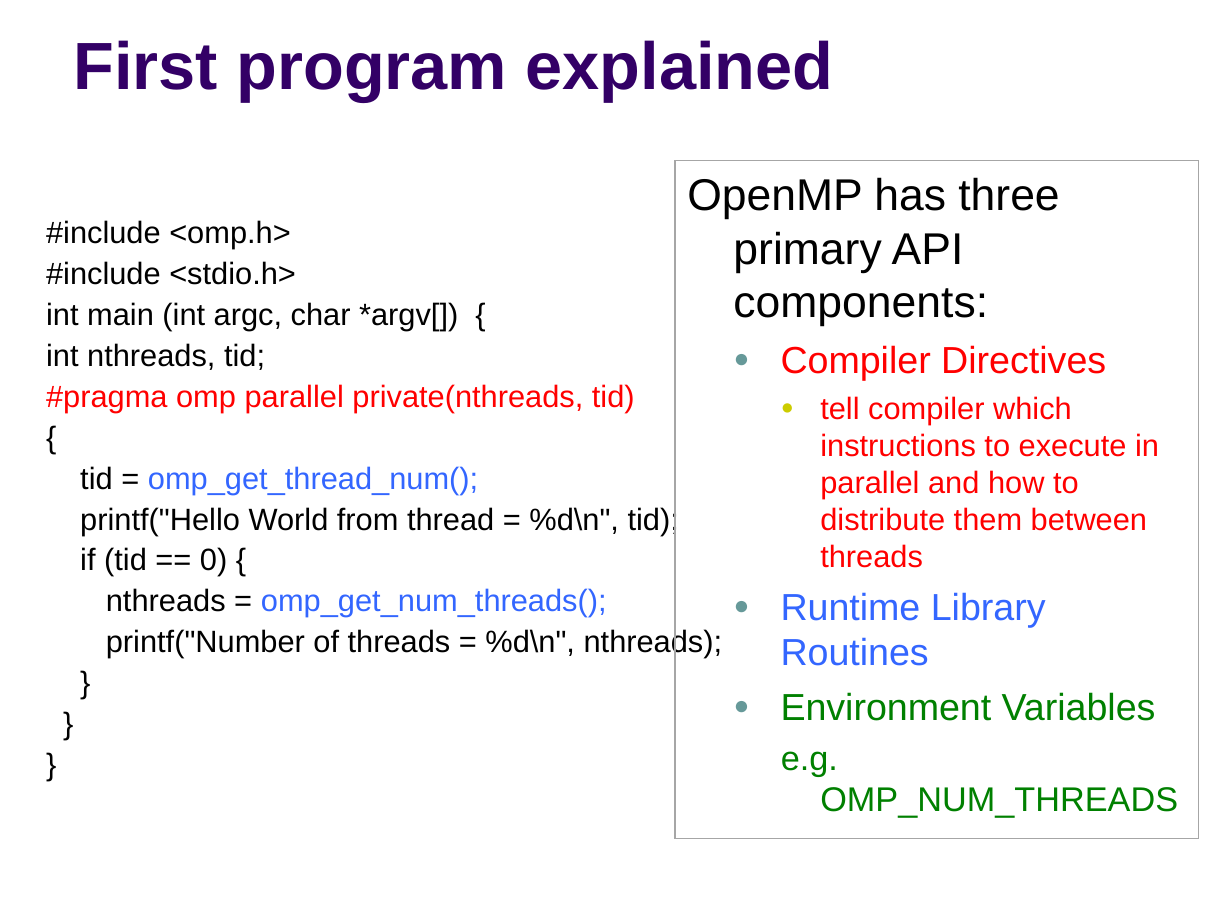
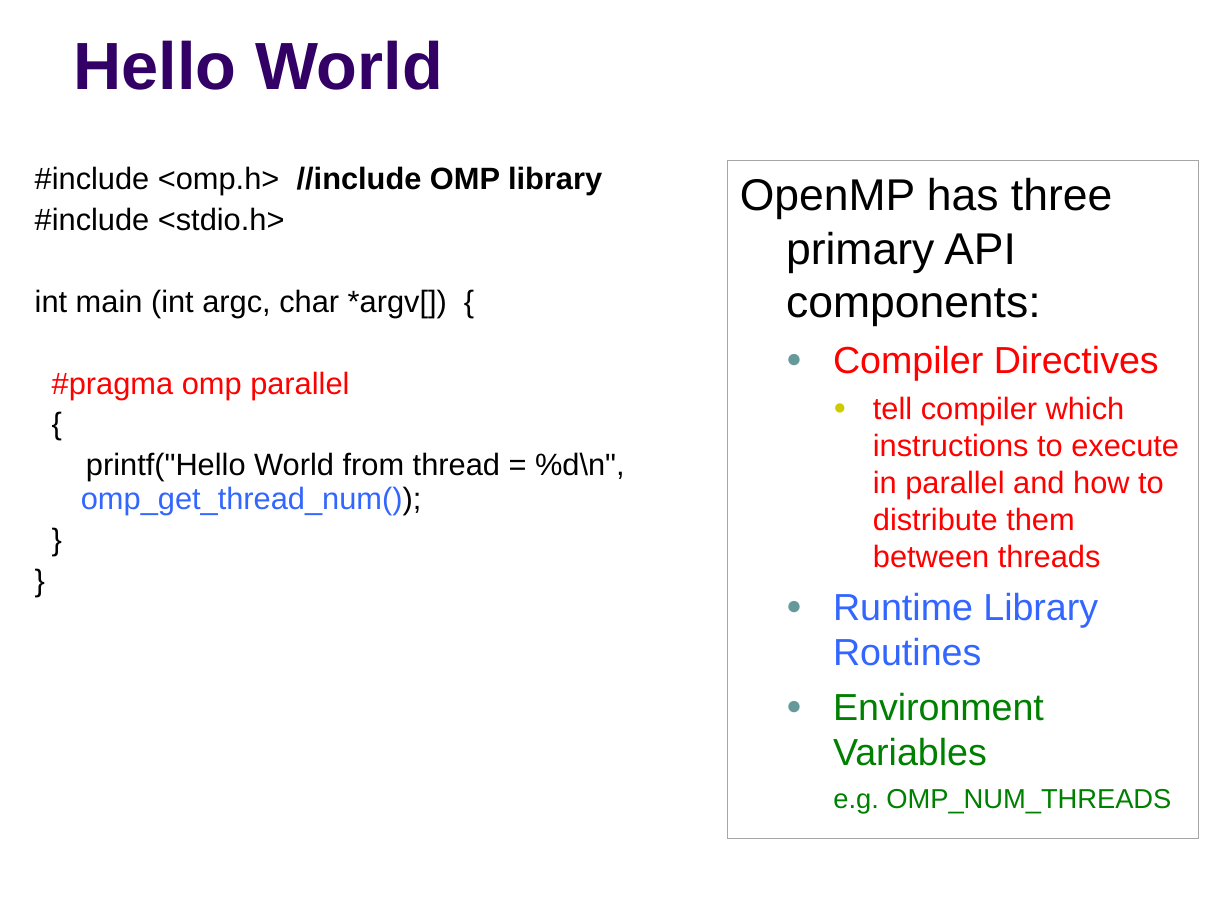
Before and after one commit to jablub/chpc_omp, a slide deck: slide 70 of OpenMP_MKuttel_CHPCWinterSchool2012.odp. Drawn at 1232x924 pixels with LibreOffice and Linux fonts; fonts in the diff are those of the drawing. Boxes give left, top, right and bottom in pixels: in the first picture for what was removed or moved away, otherwise in the second. Text is boxed around its words. In the diff, an @@ line names an element or a change of style, - is before the commit and + after.

```diff
--- a/OpenMP_MKuttel_CHPCWinterSchool2012.odp
+++ b/OpenMP_MKuttel_CHPCWinterSchool2012.odp
@@ title at (74, 40, 443, 90): text changed @@
-First program explained
+Hello World
@@ text at (35, 166, 625, 514): paragraph removed @@
-}
@@ text "#include <omp.h> //include OMP library": place and size @@
-text "#include <omp.h> //include OMP library" at (46, 220, 723, 658)
+text "#include <omp.h> //include OMP library" at (35, 166, 625, 514)
@@ text at (35, 166, 602, 195): text changed; bold on @@
-#include <omp.h>
+#include <omp.h> //include OMP library
@@ text "OpenMP has three primary API ...": place and size @@
-text "OpenMP has three primary API ..." at (675, 160, 1199, 839)
+text "OpenMP has three primary API ..." at (728, 160, 1199, 839)
@@ text at (52, 371, 349, 399): text changed @@
-int nthreads, tid;
-#pragma omp parallel private(nthreads, tid)
+#pragma omp parallel
@@ text at (81, 452, 625, 514): text changed @@
-tid = omp_get_thread_num();
-printf("Hello World from thread = %d\n", tid);
-if (tid == 0) {
-nthreads = omp_get_num_threads();
-printf("Number of threads = %d\n", nthreads);
+printf("Hello World from thread = %d\n", omp_get_thread_num());
@@ text at (833, 789, 1171, 814): size 20 to 16 pt in "e.g. OMP_NUM_THREADS" @@
```
Also in this commit, not shown: 31 other slides changed, 5 slides added, 3 slides removed, 1 other file.
